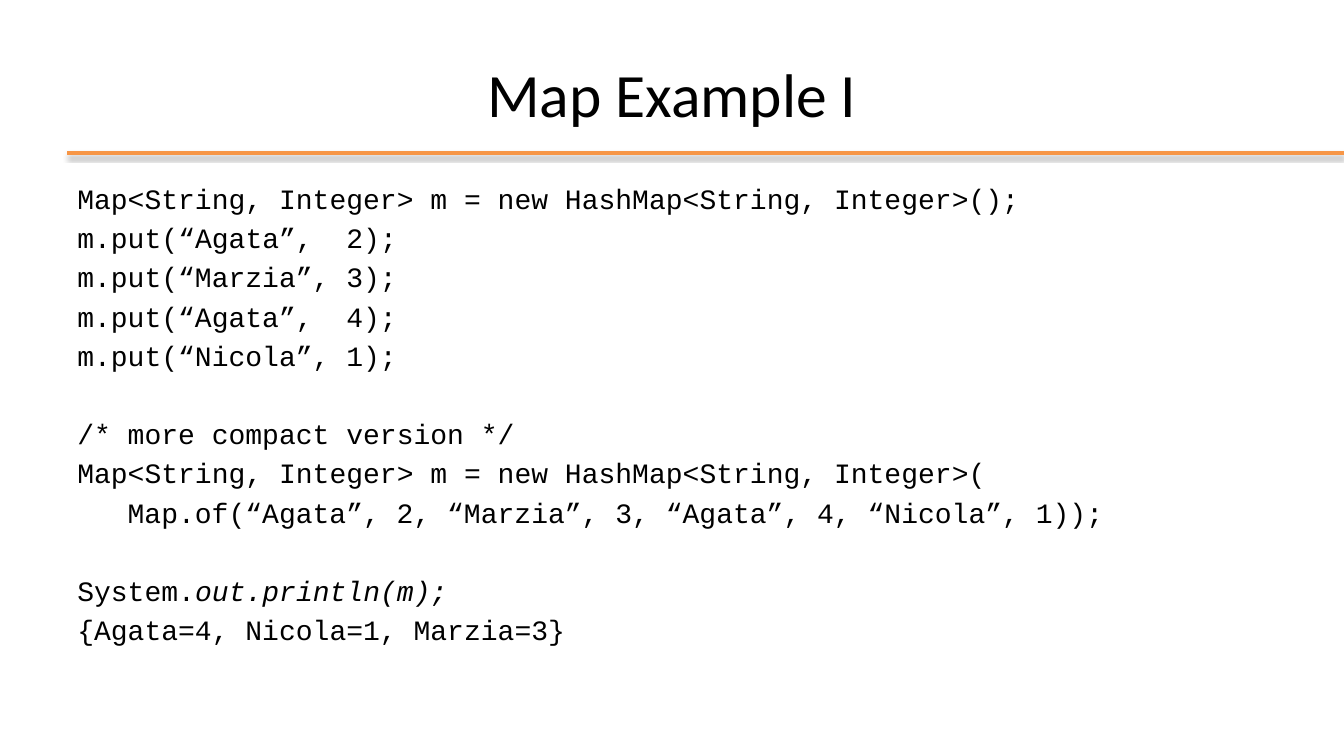
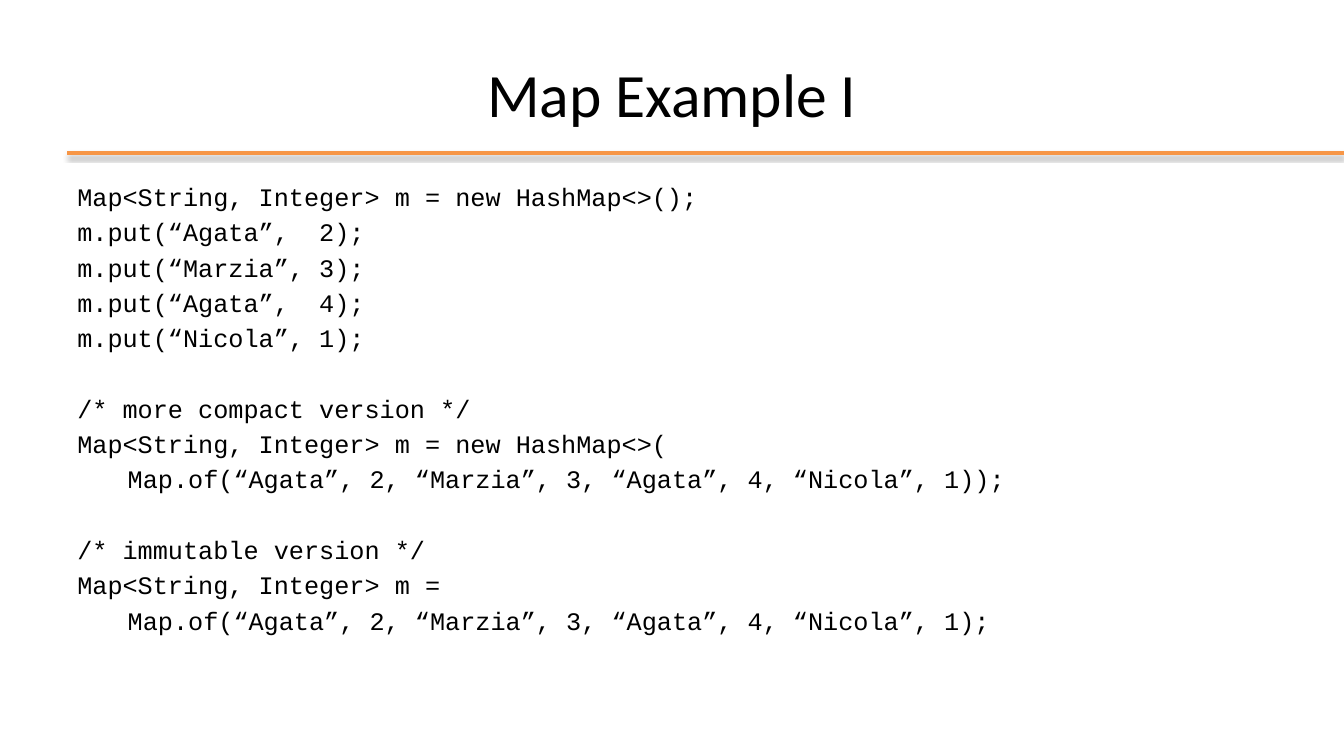
Before and after one commit to plctechnician/ooprogramming, a slide deck: slide 35 of java/slides/ppt/04 - Java Data Structures.pptx (slide 36 before the commit). Drawn at 1344x756 pixels with LibreOffice and Linux fonts; fonts in the diff are those of the drawing; background and template pictures are left out. Boxes give left, top, right and bottom in pixels: in the first picture for what was removed or moved away, otherwise in the second. Text is boxed around its words. In the diff, an @@ line names an element or a change of style, - is before the commit and + after.

```diff
--- a/java/slides/ppt/04 - Java Data Structures.pptx
+++ b/java/slides/ppt/04 - Java Data Structures.pptx
@@ text at (77, 188, 697, 212): text changed; size 20 to 18 pt @@
-Map<String, Integer> m = new HashMap<String, Integer>();
+Map<String, Integer> m = new HashMap<>();
@@ text at (77, 223, 1004, 494): size 20 to 18 pt in "m.put(“Agata”, 2);", "m.put(“Marzia”, 3);", "m.put(“Agata”, 4);", "m.put(“Nicola”, 1);" and 2 more places @@
@@ text at (77, 435, 667, 459): text changed; size 20 to 18 pt @@
-Map<String, Integer> m = new HashMap<String, Integer>(
+Map<String, Integer> m = new HashMap<>(
@@ text at (77, 540, 989, 636): text changed; size 20 to 18 pt @@
-System.out.println(m);
-{Agata=4, Nicola=1, Marzia=3}
+/* immutable version */
+Map<String, Integer> m =
+Map.of(“Agata”, 2, “Marzia”, 3, “Agata”, 4, “Nicola”, 1);
```
Also in this commit, not shown: 12 other slides changed.
